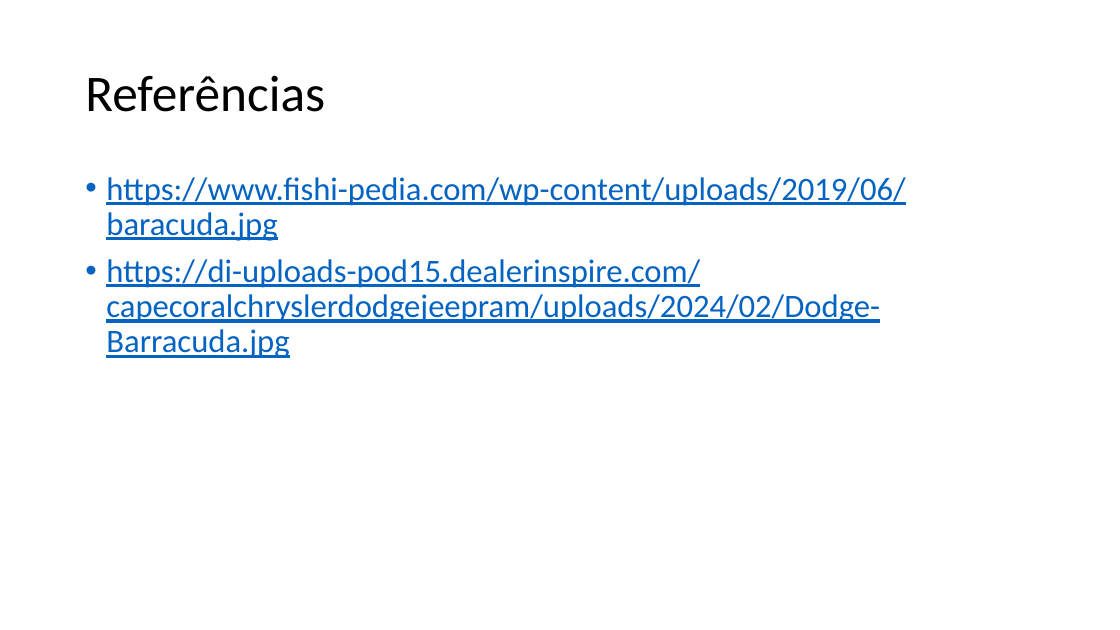
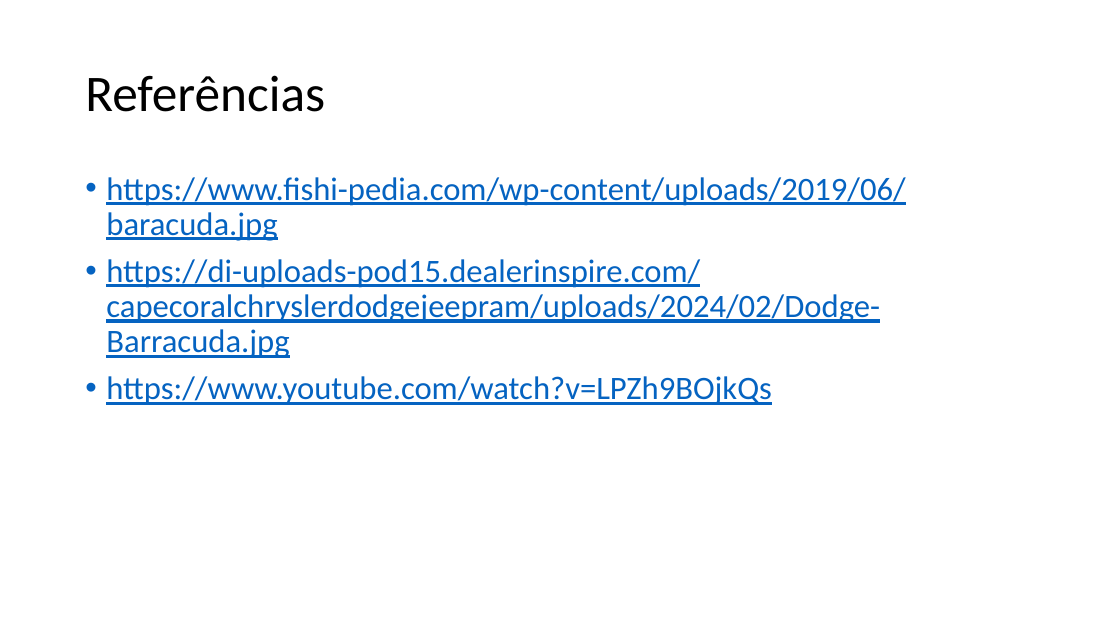
Before and after one commit to guerrato/guerrato_967_tp558, a slide deck: slide 29 of seminarios/ciclo 2/TP558_LoRA.pptx (slide 21 before the commit). Drawn at 1120x630 pixels with LibreOffice and Linux fonts; fonts in the diff are those of the drawing. Boxes give left, top, right and bottom in pixels: in the first picture for what was removed or moved away, otherwise in the second. Text is boxed around its words. In the diff, an @@ line names an element or a change of style, - is before the commit and + after.

```diff
--- a/seminarios/ciclo 2/TP558_LoRA.pptx
+++ b/seminarios/ciclo 2/TP558_LoRA.pptx
@@ text at (106, 376, 772, 405): paragraph added @@
+• https://www.youtube.com/watch?v=LPZh9BOjkQs
```
Also in this commit, not shown: 11 other slides changed, 8 slides added.
